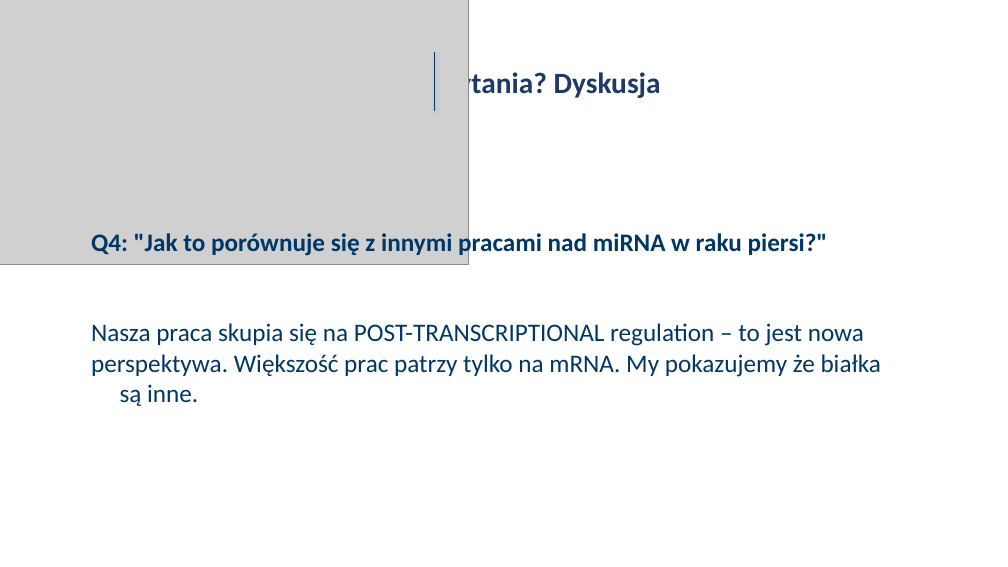
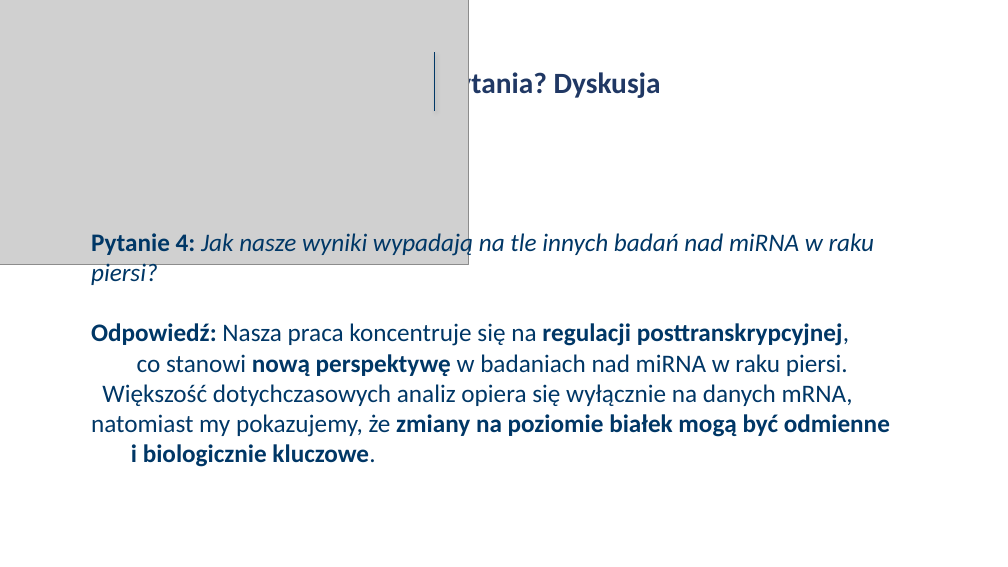
Before and after one commit to iZabela0001/Projekt_badawczy, a slide deck: slide 14 of pisanie_artykulu+prezentacja/Prezentacja.pptx. Drawn at 1008x567 pixels with LibreOffice and Linux fonts; fonts in the diff are those of the drawing; grey boxes stand for pictures. Boxes give left, top, right and bottom in pixels: in the first picture for what was removed or moved away, otherwise in the second. Text is boxed around its words. In the diff, an @@ line names an element or a change of style, - is before the commit and + after.

```diff
--- a/pisanie_artykulu+prezentacja/Prezentacja.pptx
+++ b/pisanie_artykulu+prezentacja/Prezentacja.pptx
@@ text at <box>91,230,890,467</box>: text changed @@
-Q4: "Jak to porównuje się z innymi pracami nad miRNA w raku piersi?"
-Nasza praca skupia się na POST-TRANSCRIPTIONAL regulation – to jest nowa perspektywa. Większość prac patrzy tylko na mRNA. My pokazujemy że białka są inne.
+Pytanie 4: Jak nasze wyniki wypadają na tle innych badań nad miRNA w raku piersi?
+Odpowiedź: Nasza praca koncentruje się na regulacji posttranskrypcyjnej, co stanowi nową perspektywę w badaniach nad miRNA w raku piersi. Większość dotychczasowych analiz opiera się wyłącznie na danych mRNA, natomiast my pokazujemy, że zmiany na poziomie białek mogą być odmienne i biologicznie kluczowe.
```
Also in this commit, not shown: 12 other slides changed.
